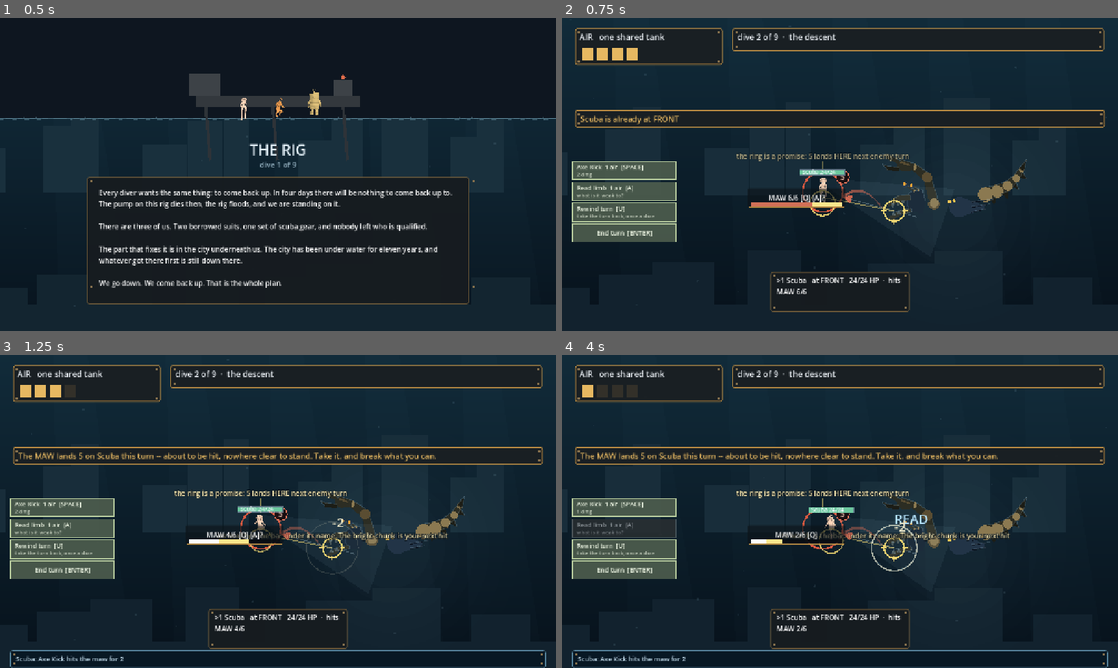
Above: before the commit, frames 1-4 (two rows, left to right).
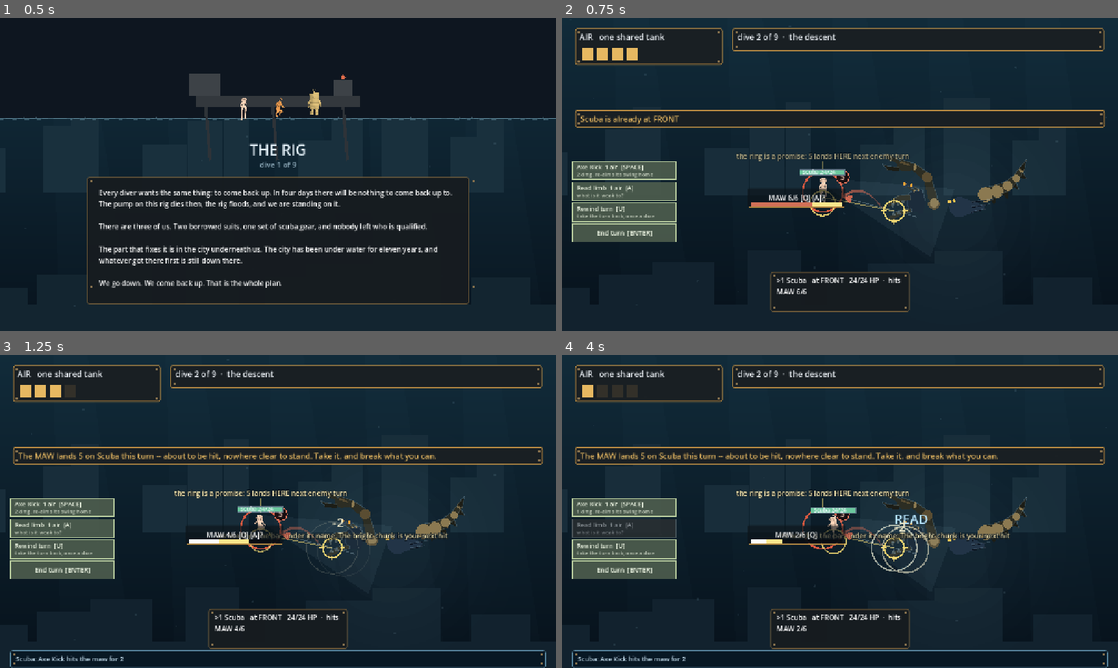
Above: after the commit, the same moments.

Repository: ImmortalDemonGod/salvage
Game: Godot game, scene res://game/main.tscn
Two runs of this game, one before a commit and one after it. Both use one fixed random seed, a clock stepped at 60 frames per second and the inputs below.
Inputs (mouse positions are in pixels of both pictures, inside the frame that each line leads up to):
- Up to frame 1 (0.5 s): no input
- Up to frame 2 (0.75 s): tap Enter at 0.5 s; move the mouse to (962, 158) at 0.52 s; hold Right from 0.53 s (still down); tap 1 at 0.6 s; click (962, 158) at 0.67 s
- Up to frame 3 (1.25 s): keep holding Right; tap Space at 0.77 s
- Up to frame 4 (4 s): release Right at 1.25 s; drag from (728, 527) to (812, 574) at 1.27 s; move the mouse to (895, 442) at 2.02 s; hold Right 2.03-2.75 s; tap 3 at 2.1 s; drag from (812, 574) to (673, 464) at 2.77 s; move the mouse to (1006, 558) at 3.52 s; hold A from 3.53 s (still down); tap Q at 3.6 s; tap Space at 3.77 s

Frame 1 is identical in both runs. In frame 2, less than 0.1% of the frame differs, in the area x 5-17%, y 49-52%; in frame 3, less than 0.1%; in frame 4, 0.5%, in the area x 5-66%, y 48-70%.

Commit message:
Axe Kick is the shove the spec always said it was
SPEC 2.9 verbatim: 'knocks the target limb's guard open, or shoves an
enemy part.' It shipped as a plain 2-damage hit and the audit called
the reversal out. Now the strike re-aims the struck limb's announced
swing to its own station, hunts included, and the telegraph changes in
front of you: where the enemy's attack lands is something you steer.
Its own motion (the kick carries through), its own button text, its own
judge pricing (steered damage, priced like prevention, below parity).
Bands re-measured in band; masher still loses the crab and the pure
masher still loses the spitter.

Diff:
--- a/game/main.gd
+++ b/game/main.gd
@@ -602,6 +602,11 @@
 						if line.find(String(ab.name)) >= 0:
 							kind = String(ab.kind)
 					match kind:
+						"hit_shove":
+							# the strike carries THROUGH: the limb is sent
+							# back the way the kick travels
+							fx.add("lunge", 0.46, a, tgt, "", DEALT, who)
+							fx.add("flash", 0.5, tgt + (tgt - a).normalized() * 26.0, Vector2.ZERO, "", DEALT, -1, lb)
 						"hit_and_step":
 							# it hits and then moves: a long committed lunge
 							fx.add("lunge", 0.52, a, tgt, "", DEALT, who)
@@ -1349,6 +1354,7 @@
 		var what := ""
 		match String(ab.kind):
 			"hit": what = "%d dmg" % int(eff.dmg)
+			"hit_shove": what = "%d dmg, re-aims its swing home" % int(eff.dmg)
 			"hit_and_step": what = "%d dmg, then step free" % int(eff.dmg)
 			"hit_wide": what = "%d dmg, spills to both sides" % int(eff.dmg)
 			"shut": what = "shuts the limb %d turn%s" % [int(eff.turns), "" if int(eff.turns) == 1 else "s"]
--- a/sim/combat.gd
+++ b/sim/combat.gd
@@ -158,7 +158,14 @@
 	var kits := [
 		# Double Knee trades nothing for the step: at 1 damage against Axe
 		# Kick's 2 it was strictly worse whenever you did not want to move.
-		[{"name": "Axe Kick", "dmg": 2, "kind": "hit"},
+		# SPEC 2.9 verbatim: Axe Kick "knocks the target limb's guard
+		# open, or shoves an enemy part". Shipped as a plain hit and the
+		# audit called the reversal out; built as written now. The shove
+		# re-aims the limb's ANNOUNCED swing to its own station, so the
+		# telegraph changes in front of you and where the attack lands is
+		# something you steer. Displacement, the genre's biggest source of
+		# non-damage variety, at zero state-space cost.
+		[{"name": "Axe Kick", "dmg": 2, "kind": "hit_shove"},
 		 {"name": "Double Knee", "dmg": 2, "kind": "hit_and_step"}],
 		[{"name": "Palm Strike", "dmg": 2, "kind": "shut", "turns": 1},
 		 {"name": "Dual Palm", "dmg": 0, "kind": "shut", "turns": 2}],
@@ -443,6 +450,15 @@
 	else:
 		log_lines.append("%s: %s on the %s" % [d.dname, String(ab.name), LIMB_NAMES[limb]])
 	match String(ab.kind):
+		"hit_shove":
+			for a2 in locked:
+				if int(a2.limb) == limb and not limb_broken[limb]:
+					var home := int((enc.limbs[limb] as Dictionary).station)
+					if a2.stations != [home]:
+						a2.stations = [home]
+						a2.hunts = false
+						log_lines.append("the %s is knocked around: its swing re-aims at %s" % [
+							LIMB_NAMES[limb], STATION_NAMES[home]])
 		"shut":
 			if can_shut(limb):
 				limb_stun[limb] = int(eff.turns)
--- a/sim/sfx_events.gd
+++ b/sim/sfx_events.gd
@@ -22,6 +22,8 @@
 		return Kind.RAMP
 	if line.find("wound back") >= 0:
 		return Kind.VALVE
+	if line.find("knocked around") >= 0:
+		return Kind.SHUTDOWN
 	if line.find("BREAKS") >= 0:
 		return Kind.BREAK
 	if line.find("is shut down") >= 0:
--- a/tools/bots.gd
+++ b/tools/bots.gd
@@ -107,6 +107,18 @@
 				continue
 			var adm: int = int(ab.dmg)
 			score = float(min(adm, c.limb_hp[limb])) / float(d.cost)
+			if String(ab.kind) == "hit_shove" and limb >= 0:
+				# a shove is worth the damage it steers off occupied ground,
+				# priced like the shut and below parity for the same reason
+				for it in all_intents:
+					if int(it.limb) != limb:
+						continue
+					var home3 := int((c.enc.limbs[limb] as Dictionary).station)
+					var steered := 0
+					for dd in c.divers:
+						if not dd.down and int(dd.station) in it.stations and int(dd.station) != home3:
+							steered += int(it.dmg)
+					score += float(steered) / float(d.cost) * 0.5
 			if String(ab.kind) == "hit_wide":
 				for st in c.neighbours(d.station):
 					var lb3: int = c.STATION_LIMB[int(st)]
Not shown, changed: PROGRESS.md
